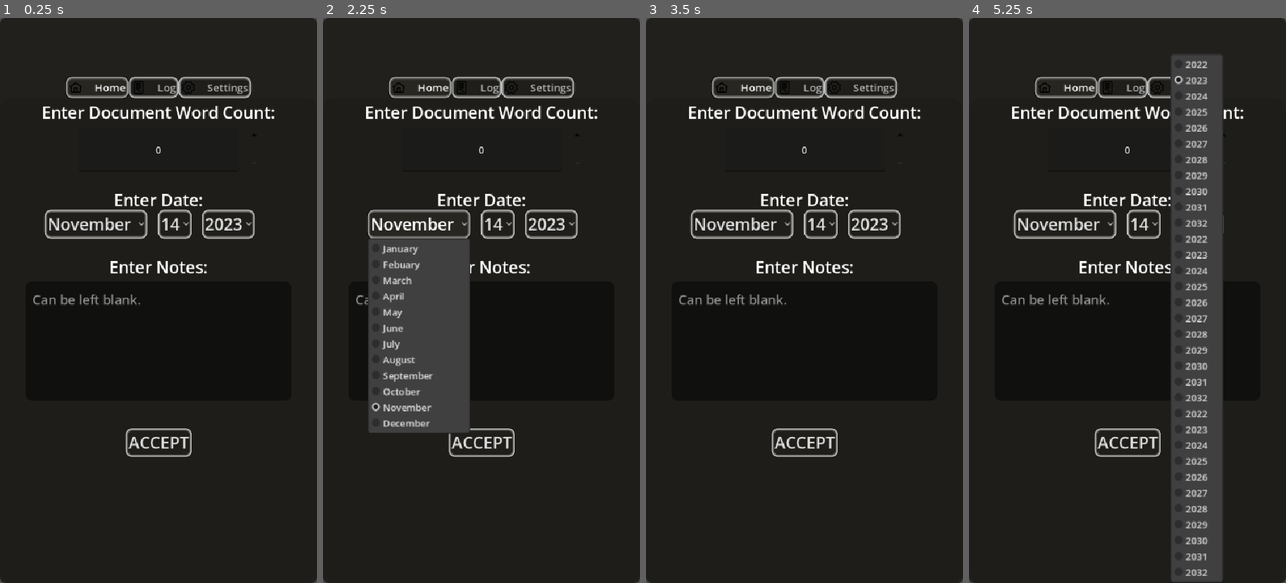
Above: before the commit, frames 1-4 (left to right).
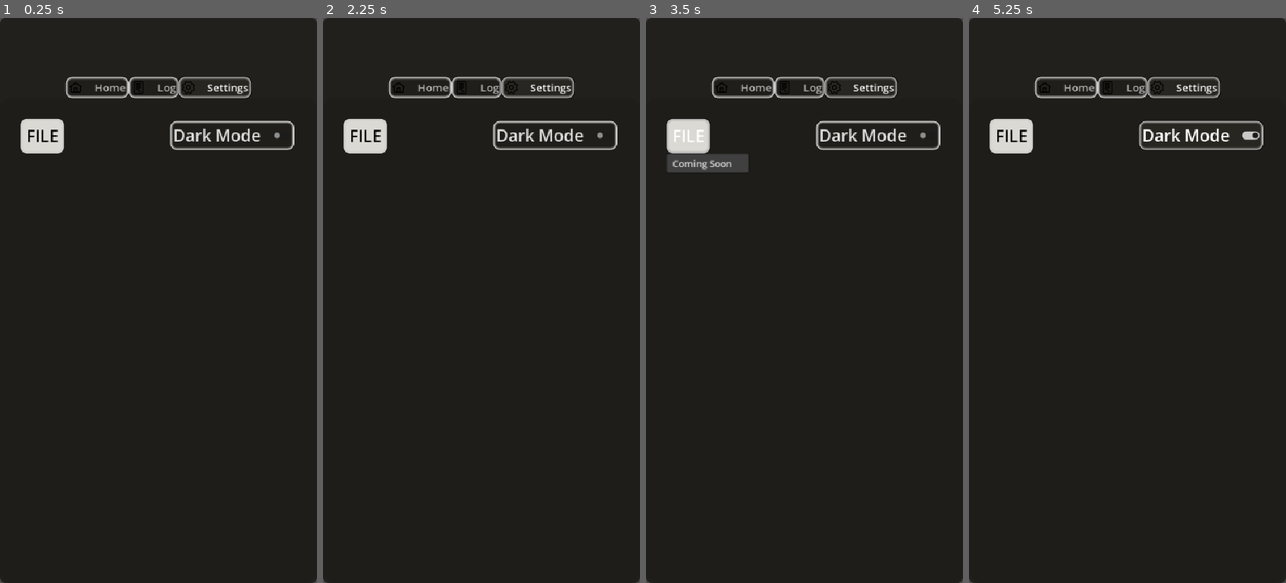
Above: after the commit, the same moments.

Repository: Phlegmlee/WordCounter
Game: Godot game, scene res://application_manager.tscn
Same seed, same stepped clock (60 frames per second), same inputs: the game is played once before the commit and once after it.
Inputs (mouse positions are in pixels of both pictures, inside the frame that each line leads up to):
- Up to frame 1 (0.25 s): no input
- Up to frame 2 (2.25 s): click (481, 441) at 0.5 s, where only the run before the commit has a clickable "ACCEPT"; click (481, 441) at 1.25 s, where only the run before the commit has a clickable "ACCEPT"; click (418, 221) at 2 s, where only the run before the commit has a clickable "November"
- Up to frame 3 (3.5 s): click (687, 136) at 2.75 s, where only the run after the commit has a clickable "FILE"
- Up to frame 4 (5.25 s): click (1143, 221) at 3.5 s, where only the run before the commit has a clickable "14"; click (1200, 136) at 4.25 s, where only the run after the commit has a clickable "Dark Mode"; click (1197, 221) at 5 s, where only the run before the commit has a clickable "2023"

The runs differ from the first frame. In frame 1, 5.4% of the frame differs, in the area x 6-93%, y 10-78%; in frame 2, 16%; in frame 3, 6.3%; in frame 4, 18%, in the area x 6-93%, y 6-100%.

Commit message:
Project - Structure Change
Added a scripts folder. Moved the scripts to the folder to cleanup the root directory.

Diff:
--- a/application_manager.tscn
+++ b/application_manager.tscn
@@ -1,8 +1,8 @@
 [gd_scene format=3 uid="uid://cfbc3o8dd44dk"]
 
-[ext_resource type="Script" uid="uid://c48bnvanmxqfn" path="res://application_manager.gd" id="1_7p4e6"]
+[ext_resource type="Script" uid="uid://c48bnvanmxqfn" path="res://scripts/application_manager.gd" id="1_7p4e6"]
 [ext_resource type="Theme" uid="uid://blumm687felup" path="res://themes/dark_mode_theme.tres" id="1_45ls7"]
-[ext_resource type="Script" uid="uid://mru5w1mruvv6" path="res://tab_manager.gd" id="3_0wcup"]
+[ext_resource type="Script" uid="uid://mru5w1mruvv6" path="res://scripts/tab_manager.gd" id="3_0wcup"]
 
 [node name="ApplicationManager" type="Control" unique_id=1677307658 node_paths=PackedStringArray("root", "darkmode_toggle", "word_count_entry", "month_entry", "day_entry", "year_entry", "notes_entry", "wc_log")]
 layout_mode = 3
@@ -40,10 +40,11 @@
 grow_vertical = 2
 theme_override_font_sizes/font_size = 18
 tab_alignment = 1
-current_tab = 0
+current_tab = 2
 script = ExtResource("3_0wcup")
 
 [node name="Home" type="Control" parent="TabContainer" unique_id=2213274]
+visible = false
 layout_mode = 2
 metadata/_tab_index = 0
 
@@ -229,7 +230,6 @@
 wrap_mode = 1
 
 [node name="Settings" type="Control" parent="TabContainer" unique_id=2142698076]
-visible = false
 layout_mode = 2
 metadata/_tab_index = 2
 
@@ -258,5 +258,10 @@
 grow_horizontal = 2
 text = "Dark Mode"
 
+[node name="version_label" type="Label" parent="TabContainer/Settings" unique_id=719492378]
+layout_mode = 0
+offset_right = 40.0
+offset_bottom = 39.0
+
 [connection signal="pressed" from="TabContainer/Home/Accept" to="." method="_on_accept_pressed"]
 [connection signal="toggled" from="TabContainer/Settings/DarkMode" to="." method="_on_dark_mode_toggled"]
--- a/application_manager.gd
+++ b/scripts/application_manager.gd
@@ -49,7 +49,7 @@
 	_theme_check()
 	_file_check_create()
 	_load_data()
-	print(OS.get_data_dir())
+	#print(OS.get_user_data_dir())
 
 
 
Renamed: application_manager.gd.uid -> scripts/application_manager.gd.uid
Renamed: tab_manager.gd -> scripts/tab_manager.gd
Renamed: tab_manager.gd.uid -> scripts/tab_manager.gd.uid
